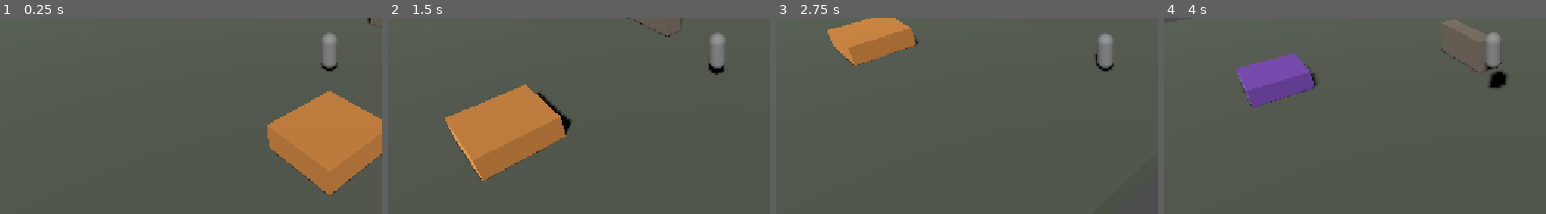
Above: before the commit, frames 1-4 (left to right).
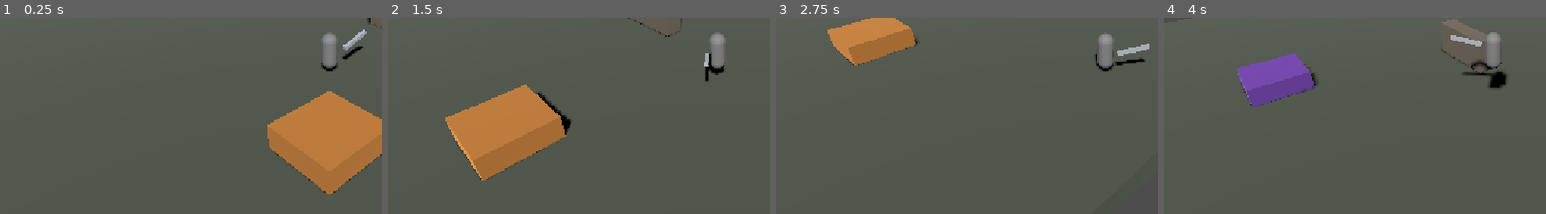
Above: after the commit, the same moments.

Repository: M1GUEs2000/Egoist-V2-Godot
Game: Godot game, scene res://world/test_scene.tscn
Same seed, same stepped clock (60 frames per second), same inputs: the game is played once before the commit and once after it.
Inputs (mouse positions are % of the whole screen's width and height, from its top left):
- Up to frame 1 (0.25 s): no input
- Up to frame 2 (1.5 s): tap Enter at 0.5 s; move the mouse to (72, 40) at 0.52 s; hold D (move_right) 0.53-1.28 s; hold Shift (dodge) 0.53-1.28 s; tap Space (jump) at 0.77 s; move the mouse to (30, 51) at 1.27 s; hold S (move_down) from 1.28 s (still down); click (30, 51) at 1.35 s
- Up to frame 3 (2.75 s): tap Space (jump) at 1.52 s; tap Shift (dodge) at 1.55, 2.3 s; move the mouse to (60, 22) at 2.02 s; release S (move_down) at 2.03 s; hold D (move_right) from 2.03 s (still down); hold Right mouse button (attack_y) from 2.03 s (still down)
- Up to frame 4 (4 s): move the mouse to (45, 67) at 2.77 s; release D (move_right) at 2.78 s; release Right mouse button (attack_y) at 2.78 s; hold W (move_up) 2.78-3.53 s; tap Shift (dodge) at 2.85 s; tap Space (jump) at 3.02, 3.77 s; move the mouse to (80, 62) at 3.52 s; hold A (move_left) from 3.53 s (still down); hold Shift (dodge) from 3.53 s (still down); tap T at 3.6 s
The pictures show only the part of the screen within x 7-57%, y 33-83%; the shares and areas given below are measured in that part.

The runs differ from the first frame. In frame 1, 0.3% of the frame differs, in the area x 89-96%, y 5-22%; in frame 2, 0.2%; in frame 3, 0.4%; in frame 4, 0.4%, in the area x 75-86%, y 8-30%.
Error after the commit: Parse Error: Cannot infer the type of "target" variable because the value doesn't have a set type. (res://combat/weapons/weapon_base.gd:107)

Commit message:
feat(combate): cablear espada en player

Diff:
--- /dev/null
+++ b/combat/weapons/sword/sword.tscn
@@ -0,0 +1,52 @@
+[gd_scene load_steps=9 format=3]
+
+[ext_resource type="Script" path="res://combat/weapons/sword/sword.gd" id="1_sword"]
+[ext_resource type="Resource" path="res://data/sword_tuning.tres" id="2_tuning"]
+[ext_resource type="Script" path="res://combat/hitbox.gd" id="3_hitbox"]
+
+[sub_resource type="BoxShape3D" id="BoxShape3D_blade"]
+size = Vector3(0.35, 0.35, 1.6)
+
+[sub_resource type="BoxMesh" id="BoxMesh_blade"]
+size = Vector3(0.18, 0.18, 1.5)
+
+[sub_resource type="StandardMaterial3D" id="Mat_sword"]
+albedo_color = Color(0.75, 0.78, 0.82, 1)
+
+[sub_resource type="SphereShape3D" id="SphereShape3D_air_disc"]
+radius = 1.35
+
+[sub_resource type="BoxShape3D" id="BoxShape3D_launcher"]
+size = Vector3(1.2, 1.4, 1.2)
+
+[node name="Sword" type="Node3D"]
+script = ExtResource("1_sword")
+tuning = ExtResource("2_tuning")
+
+[node name="Pivot" type="Node3D" parent="."]
+transform = Transform3D(1, 0, 0, 0, 0.965926, -0.258819, 0, 0.258819, 0.965926, 0.45, 1, -0.55)
+
+[node name="BladeMesh" type="MeshInstance3D" parent="Pivot"]
+transform = Transform3D(1, 0, 0, 0, 1, 0, 0, 0, 1, 0, 0, -0.75)
+mesh = SubResource("BoxMesh_blade")
+surface_material_override/0 = SubResource("Mat_sword")
+
+[node name="BladeHitbox" type="Area3D" parent="Pivot"]
+transform = Transform3D(1, 0, 0, 0, 1, 0, 0, 0, 1, 0, 0, -0.75)
+script = ExtResource("3_hitbox")
+
+[node name="CollisionShape3D" type="CollisionShape3D" parent="Pivot/BladeHitbox"]
+shape = SubResource("BoxShape3D_blade")
+
+[node name="AirDiscHitbox" type="Area3D" parent="."]
+script = ExtResource("3_hitbox")
+
+[node name="CollisionShape3D" type="CollisionShape3D" parent="AirDiscHitbox"]
+shape = SubResource("SphereShape3D_air_disc")
+
+[node name="LauncherHitbox" type="Area3D" parent="."]
+transform = Transform3D(1, 0, 0, 0, 0.866025, -0.5, 0, 0.5, 0.866025, 0, 0.65, -0.8)
+script = ExtResource("3_hitbox")
+
+[node name="CollisionShape3D" type="CollisionShape3D" parent="LauncherHitbox"]
+shape = SubResource("BoxShape3D_launcher")
--- a/player/player.gd
+++ b/player/player.gd
@@ -21,6 +21,8 @@
 @onready var locomotion: PlayerLocomotion = $Locomotion
 @onready var dash: PlayerDash = $Dash
 @onready var launcher: PlayerLauncher = $Launcher
+@onready var meter: PlayerMeter = $Meter
+@onready var combat: PlayerCombat = $Combat
 
 func _ready() -> void:
 	add_to_group("player")  # la cámara y los enemigos me encuentran por grupo
@@ -28,9 +30,11 @@
 		tuning = PlayerTuning.new()
 	collision_layer = World.LAYER_PLAYER
 	collision_mask = World.LAYER_WORLD | World.LAYER_ENEMY
+	meter.setup(self)
 	locomotion.setup(self, get_viewport().get_camera_3d())
 	launcher.setup(self)
 	dash.setup(self, locomotion, launcher.register_air_hit_stall, launcher.cancel)
+	combat.setup(self)
 
 func is_grounded() -> bool:
 	return air_state == AirState.GROUNDED
--- a/player/player.tscn
+++ b/player/player.tscn
@@ -6,6 +6,10 @@
 [ext_resource type="Script" path="res://player/player_launcher.gd" id="4_launcher"]
 [ext_resource type="Script" path="res://combat/hitbox.gd" id="5_hitbox"]
 [ext_resource type="Resource" path="res://data/player_tuning.tres" id="6_tuning"]
+[ext_resource type="Script" path="res://player/player_meter.gd" id="7_meter"]
+[ext_resource type="Script" path="res://player/player_combat.gd" id="8_combat"]
+[ext_resource type="Script" path="res://combat/input_buffer.gd" id="9_buffer"]
+[ext_resource type="PackedScene" path="res://combat/weapons/sword/sword.tscn" id="10_sword_scene"]
 
 [sub_resource type="CapsuleShape3D" id="CapsuleShape3D_body"]
 radius = 0.4
@@ -44,3 +48,16 @@
 
 [node name="Launcher" type="Node" parent="."]
 script = ExtResource("4_launcher")
+
+[node name="Meter" type="Node" parent="."]
+script = ExtResource("7_meter")
+
+[node name="Combat" type="Node" parent="."]
+script = ExtResource("8_combat")
+slot_x = NodePath("../Sword")
+slot_y = NodePath("../Sword")
+
+[node name="InputBuffer" type="Node" parent="Combat"]
+script = ExtResource("9_buffer")
+
+[node name="Sword" parent="." instance=ExtResource("10_sword_scene")]
--- a/player/player_dash.gd
+++ b/player/player_dash.gd
@@ -48,8 +48,8 @@
 		if not _can_airdash:
 			return
 		_can_airdash = false
-	# ponytail: el meter gasta pero no bloquea el dash; "dodge degradado sin meter"
-	# es diseño futuro — PlayerMeter llega en batch 4.
+	if _body.meter != null:
+		_body.meter.spend_dash()
 
 	var input := _loco.read_move_input()
 	var camera_dir := _loco.camera_relative(input)
Not shown: 1 places in player/player.tscn that only renumber resources
